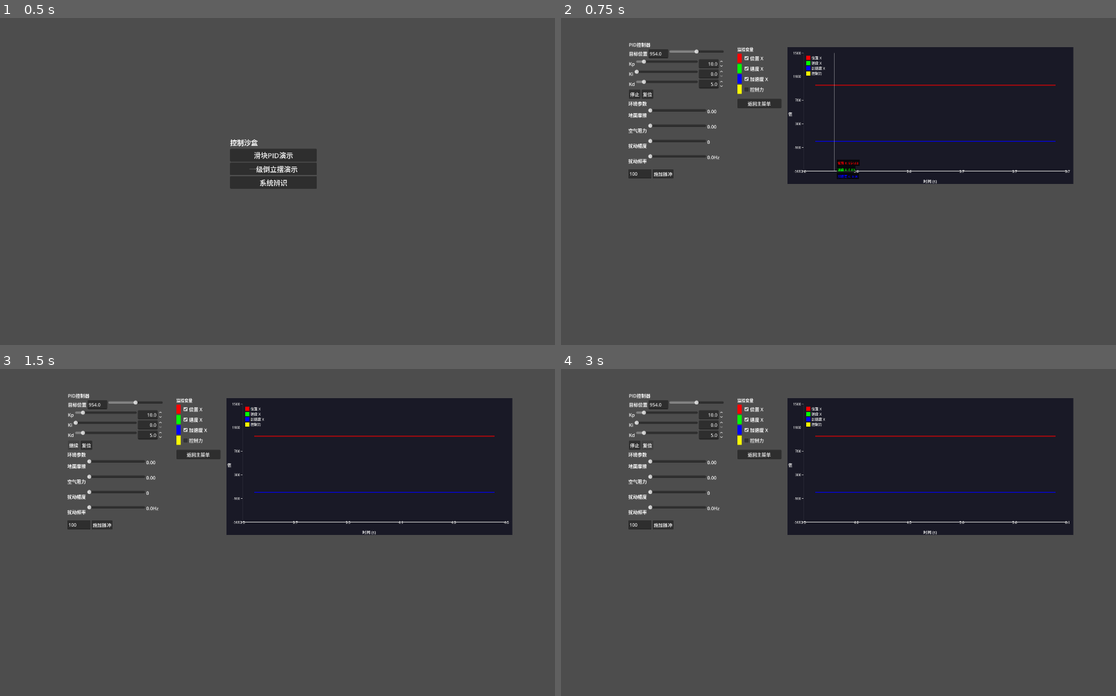
Above: before the commit, frames 1-4 (two rows, left to right).
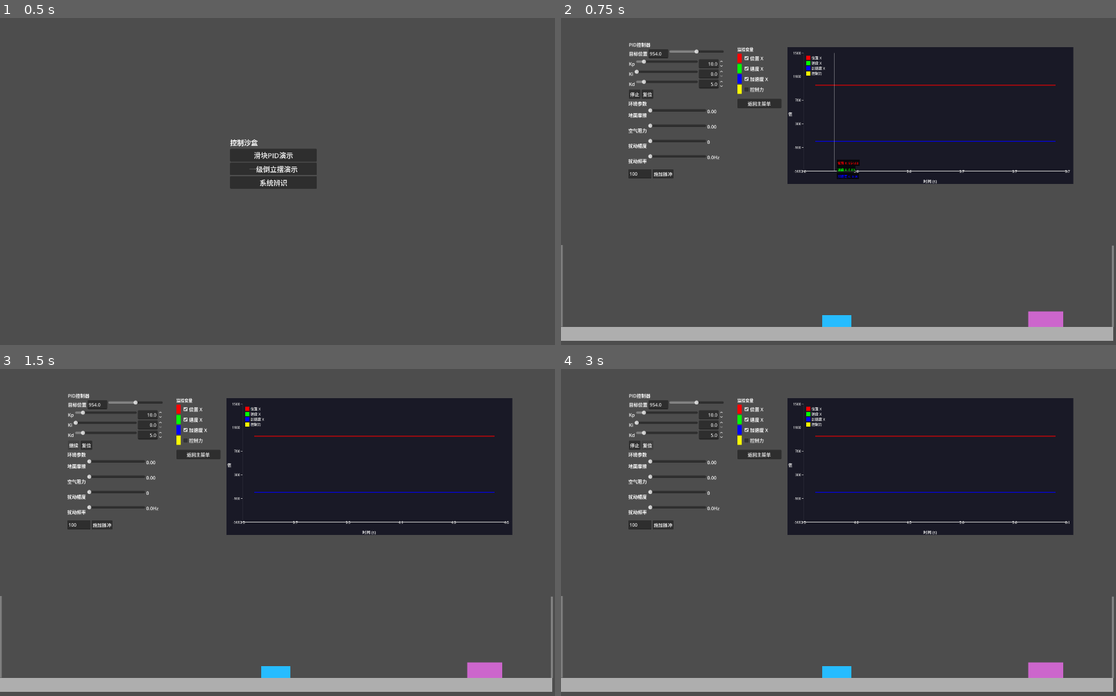
Above: after the commit, the same moments.

Repository: Phantom1984/ControlSandBoxGodot
Game: Godot game, scene res://scenes/main_menu.tscn
Two runs of this game, one before a commit and one after it. Both use one fixed random seed, a clock stepped at 60 frames per second and the inputs below.
Inputs:
- Up to frame 1 (0.5 s): no input
- Up to frame 2 (0.75 s): click "滑块PID演示" at 0.5 s
- Up to frame 3 (1.5 s): click "停止" at 1.25 s
- Up to frame 4 (3 s): click "继续" at 2 s; click "复位" at 2.75 s

Frame 1 is identical in both runs. In frame 2, 4.9% of the frame differs, in the area x 0-100%, y 69-99%; in frame 3, 4.9%; in frame 4, 4.9%.

Commit message:
HotFix：修复部分物体没有外观的bug

Diff:
--- a/scenes/cart.tscn
+++ b/scenes/cart.tscn
@@ -47,6 +47,14 @@
 shape = SubResource("RectangleShape2D_7dm0k")
 debug_color = Color(0.7563962, 0.29091814, 0.872207, 0.41960785)
 
+[node name="ColorRect" type="ColorRect" parent="RigidBody" unique_id=442122668]
+offset_left = -50.5
+offset_top = -20.5
+offset_right = 50.5
+offset_bottom = 20.5
+color = Color(0.14901961, 0.7372549, 1, 1)
+metadata/_edit_use_anchors_ = true
+
 [node name="PIDController" type="Node" parent="RigidBody" unique_id=728468301]
 script = ExtResource("2_0xm2m")
 
@@ -57,15 +65,38 @@
 position = Vector2(1677, 1046)
 shape = SubResource("RectangleShape2D_0xm2m")
 
+[node name="ColorRect" type="ColorRect" parent="RigidBody2" unique_id=395422054]
+offset_left = 1616.0
+offset_top = 1019.0
+offset_right = 1737.0
+offset_bottom = 1073.0
+color = Color(0.8, 0.4, 0.8, 1)
+metadata/_edit_use_anchors_ = true
+
 [node name="StaticBody2D" type="StaticBody2D" parent="." unique_id=1566681851]
 
 [node name="LeftWall" type="CollisionShape2D" parent="StaticBody2D" unique_id=1158782787]
 position = Vector2(3.75, 932.75)
 shape = SubResource("RectangleShape2D_272bh")
 
+[node name="ColorRect" type="ColorRect" parent="StaticBody2D" unique_id=1566681852]
+offset_top = 792.0
+offset_right = 6.5
+offset_bottom = 1073.5
+color = Color(0.5, 0.5, 0.5, 1)
+metadata/_edit_use_anchors_ = true
+
 [node name="RightWall" type="CollisionShape2D" parent="StaticBody2D" unique_id=899086441]
 position = Vector2(1906, 934)
 shape = SubResource("RectangleShape2D_5vw27")
+
+[node name="ColorRect2" type="ColorRect" parent="StaticBody2D" unique_id=1566681853]
+offset_left = 1906.0
+offset_top = 793.25
+offset_right = 1912.5
+offset_bottom = 1074.75
+color = Color(0.5, 0.5, 0.5, 1)
+metadata/_edit_use_anchors_ = true
 
 [node name="Ground" type="StaticBody2D" parent="." unique_id=1273869143]
 position = Vector2(954, 1099)
@@ -75,6 +106,14 @@
 show_behind_parent = true
 shape = SubResource("RectangleShape2D_ig7tw")
 debug_color = Color(0.5646432, 0.55857855, 5.7756904e-07, 0.41960785)
+
+[node name="ColorRect" type="ColorRect" parent="Ground" unique_id=1273869144]
+offset_left = -955.5
+offset_top = -24.0
+offset_right = 955.5
+offset_bottom = 24.0
+color = Color(0.68307734, 0.6830774, 0.68307734, 1)
+metadata/_edit_use_anchors_ = true
 
 [node name="DataMonitor" type="Node" parent="." unique_id=407729199 node_paths=PackedStringArray("target")]
 script = ExtResource("3_7mycd")
--- a/scenes/identification_panel.tscn
+++ b/scenes/identification_panel.tscn
@@ -1,9 +1,9 @@
-[gd_scene load_steps=7 format=3]
+[gd_scene format=3 uid="uid://dwbkccevhy32p"]
 
-[ext_resource type="Script" path="res://scripts/cart.gd" id="1_cart"]
-[ext_resource type="Script" path="res://scripts/pid_controller.gd" id="2_pid"]
-[ext_resource type="Script" path="res://scripts/identification/identification_panel.gd" id="3_panel"]
-[ext_resource type="Script" path="res://scripts/back_mainmenu.gd" id="4_back"]
+[ext_resource type="Script" uid="uid://b8y4e8ptxtqub" path="res://scripts/cart.gd" id="1_cart"]
+[ext_resource type="Script" uid="uid://dvkhwflsyul5b" path="res://scripts/pid_controller.gd" id="2_pid"]
+[ext_resource type="Script" uid="uid://clum2jh85v2wm" path="res://scripts/identification/identification_panel.gd" id="3_panel"]
+[ext_resource type="Script" uid="uid://b05iyf1uo0d5m" path="res://scripts/back_mainmenu.gd" id="4_back"]
 
 [sub_resource type="PhysicsMaterial" id="PM_1"]
 friction = 0.0
@@ -17,44 +17,74 @@
 [sub_resource type="RectangleShape2D" id="RS_wall"]
 size = Vector2(6.5, 281.5)
 
-[node name="Main" type="Node2D"]
+[node name="Main" type="Node2D" unique_id=1663812372]
 
-[node name="RigidBody" type="RigidBody2D" parent="." node_paths=PackedStringArray("pid")]
+[node name="RigidBody" type="RigidBody2D" parent="." unique_id=721429841 node_paths=PackedStringArray("pid")]
 position = Vector2(954, 1054)
 physics_material_override = SubResource("PM_1")
 script = ExtResource("1_cart")
 pid = NodePath("PIDController")
 default_target_x = 954.0
 
-[node name="CollisionShape2D" type="CollisionShape2D" parent="RigidBody"]
+[node name="CollisionShape2D" type="CollisionShape2D" parent="RigidBody" unique_id=1385858588]
 shape = SubResource("RS_1")
 
-[node name="PIDController" type="Node" parent="RigidBody"]
+[node name="ColorRect" type="ColorRect" parent="RigidBody" unique_id=1071282571]
+offset_left = -50.5
+offset_top = -20.5
+offset_right = 50.5
+offset_bottom = 20.5
+color = Color(0.14901961, 0.7372549, 1, 1)
+metadata/_edit_use_anchors_ = true
+
+[node name="PIDController" type="Node" parent="RigidBody" unique_id=884333157]
 script = ExtResource("2_pid")
 
-[node name="StaticBody2D" type="StaticBody2D" parent="."]
+[node name="StaticBody2D" type="StaticBody2D" parent="." unique_id=1160368911]
 
-[node name="Ground" type="CollisionShape2D" parent="StaticBody2D"]
+[node name="Ground" type="CollisionShape2D" parent="StaticBody2D" unique_id=1798081325]
 position = Vector2(954, 1099)
 shape = SubResource("RS_ground")
 
-[node name="LeftWall" type="CollisionShape2D" parent="StaticBody2D"]
+[node name="LeftWall" type="CollisionShape2D" parent="StaticBody2D" unique_id=1943507215]
 position = Vector2(4, 933)
 shape = SubResource("RS_wall")
 
-[node name="RightWall" type="CollisionShape2D" parent="StaticBody2D"]
+[node name="RightWall" type="CollisionShape2D" parent="StaticBody2D" unique_id=1984216319]
 position = Vector2(1906, 934)
 shape = SubResource("RS_wall")
 
-[node name="UI" type="Control" parent="."]
+[node name="GroundColor" type="ColorRect" parent="StaticBody2D" unique_id=948478379]
+offset_left = -2.0
+offset_top = 1075.0
+offset_right = 1909.0
+offset_bottom = 1123.0
+color = Color(0.68307734, 0.6830774, 0.68307734, 1)
+metadata/_edit_use_anchors_ = true
+
+[node name="LeftWallColor" type="ColorRect" parent="StaticBody2D" unique_id=1197482099]
+offset_left = 1.0
+offset_top = 792.0
+offset_right = 7.5
+offset_bottom = 1073.5
+color = Color(0.5, 0.5, 0.5, 1)
+metadata/_edit_use_anchors_ = true
+
+[node name="RightWallColor" type="ColorRect" parent="StaticBody2D" unique_id=2011526600]
+offset_left = 1903.0
+offset_top = 793.0
+offset_right = 1909.5
+offset_bottom = 1074.5
+color = Color(0.5, 0.5, 0.5, 1)
+metadata/_edit_use_anchors_ = true
+
+[node name="UI" type="Control" parent="." unique_id=576872274]
 layout_mode = 3
 anchors_preset = 0
-offset_left = 0.0
-offset_top = 0.0
 offset_right = 1152.0
 offset_bottom = 648.0
 
-[node name="IdentificationPanel" type="Control" parent="UI" node_paths=PackedStringArray("plant")]
+[node name="IdentificationPanel" type="Control" parent="UI" unique_id=1069266166 node_paths=PackedStringArray("plant")]
 layout_mode = 1
 anchors_preset = 0
 offset_left = 200.0
@@ -64,15 +94,14 @@
 script = ExtResource("3_panel")
 plant = NodePath("../../RigidBody")
 
-[node name="BackButton" type="VBoxContainer" parent="UI"]
+[node name="BackButton" type="VBoxContainer" parent="UI" unique_id=1319883564]
 layout_mode = 1
-anchors_preset = 0
 offset_left = 20.0
 offset_top = 20.0
 offset_right = 170.0
 offset_bottom = 60.0
 script = ExtResource("4_back")
 
-[node name="Button" type="Button" parent="UI/BackButton"]
+[node name="Button" type="Button" parent="UI/BackButton" unique_id=94396583]
 layout_mode = 2
 text = "返回主菜单"
--- a/scenes/inverted_pendulum.tscn
+++ b/scenes/inverted_pendulum.tscn
@@ -23,6 +23,12 @@
 
 [sub_resource type="RectangleShape2D" id="RectangleShape2D_ftd7c"]
 size = Vector2(1200, 20)
+
+[sub_resource type="RectangleShape2D" id="RectangleShape2D_belt3"]
+size = Vector2(7, 245.5)
+
+[sub_resource type="RectangleShape2D" id="RectangleShape2D_d0xoh"]
+size = Vector2(7.125, 247)
 
 [node name="InvertedPendulum" type="Node2D" unique_id=2089002323]
 
@@ -67,19 +73,48 @@
 
 [node name="Pendulum" type="RigidBody2D" parent="." unique_id=1950229106]
 position = Vector2(916, 1062)
-rotation = 0.0
 mass = 0.1
 
 [node name="CollisionShape2D" type="CollisionShape2D" parent="Pendulum" unique_id=432657005]
 position = Vector2(0.38756943, -75.449356)
 shape = SubResource("RectangleShape2D_qhvww")
 
+[node name="ColorRect" type="ColorRect" parent="Pendulum" unique_id=1950229107]
+offset_left = -3.0
+offset_top = -135.0
+offset_right = 3.0
+offset_bottom = -15.0
+color = Color(1, 0.4, 0.4, 1)
+metadata/_edit_use_anchors_ = true
+
 [node name="Ground" type="StaticBody2D" parent="." unique_id=4533779]
 physics_material_override = SubResource("PhysicsMaterial_ground")
 
 [node name="CollisionShape2D" type="CollisionShape2D" parent="Ground" unique_id=858761670]
 position = Vector2(916, 1087)
 shape = SubResource("RectangleShape2D_ftd7c")
+
+[node name="LeftWall" type="CollisionShape2D" parent="Ground" unique_id=2052357084]
+position = Vector2(320, 954)
+shape = SubResource("RectangleShape2D_belt3")
+
+[node name="ColorRect" type="ColorRect" parent="Ground/LeftWall" unique_id=1830106845]
+offset_left = -3.0
+offset_top = -123.0
+offset_right = 3.0
+offset_bottom = 124.0
+color = Color(0.50271857, 0.50271857, 0.5027185, 1)
+
+[node name="RightWall" type="CollisionShape2D" parent="Ground" unique_id=81510538]
+position = Vector2(1511.5625, 954.5)
+shape = SubResource("RectangleShape2D_d0xoh")
+
+[node name="ColorRect" type="ColorRect" parent="Ground/RightWall" unique_id=1317210144]
+offset_left = -3.5625
+offset_top = -123.5
+offset_right = 4.4375
+offset_bottom = 122.5
+color = Color(0.50271857, 0.50271857, 0.5027185, 1)
 
 [node name="ColorRect" type="ColorRect" parent="Ground" unique_id=1892227064]
 offset_left = 316.0
@@ -204,7 +239,7 @@
 [node name="TargetInput" type="LineEdit" parent="UI/PIDPanel/OuterPanel/HBoxContainer_TargetPos" unique_id=800100205]
 layout_mode = 2
 
-[node name="HSlider" type="HSlider" parent="UI/PIDPanel/OuterPanel/HBoxContainer_TargetPos"]
+[node name="HSlider" type="HSlider" parent="UI/PIDPanel/OuterPanel/HBoxContainer_TargetPos" unique_id=1704509264]
 layout_mode = 2
 size_flags_horizontal = 3
 
@@ -279,32 +314,32 @@
 toggle_mode = true
 text = "LQR(未实现)"
 
-[node name="InitAnglePanel" type="VBoxContainer" parent="UI/PIDPanel"]
-layout_mode = 2
-
-[node name="Label" type="Label" parent="UI/PIDPanel/InitAnglePanel"]
+[node name="InitAnglePanel" type="VBoxContainer" parent="UI/PIDPanel" unique_id=1481868536]
+layout_mode = 2
+
+[node name="Label" type="Label" parent="UI/PIDPanel/InitAnglePanel" unique_id=1874282864]
 layout_mode = 2
 text = "摆杆初始角度(度)"
 
-[node name="HBoxContainer_InitAngle" type="HBoxContainer" parent="UI/PIDPanel/InitAnglePanel"]
-layout_mode = 2
-
-[node name="HSlider" type="HSlider" parent="UI/PIDPanel/InitAnglePanel/HBoxContainer_InitAngle"]
-layout_mode = 2
-size_flags_horizontal = 3
-
-[node name="SpinBox" type="SpinBox" parent="UI/PIDPanel/InitAnglePanel/HBoxContainer_InitAngle"]
-custom_minimum_size = Vector2(80, 0)
-layout_mode = 2
-
-[node name="HBoxContainer_Buttons" type="HBoxContainer" parent="UI/PIDPanel"]
-layout_mode = 2
-
-[node name="StopButton" type="Button" parent="UI/PIDPanel/HBoxContainer_Buttons"]
+[node name="HBoxContainer_InitAngle" type="HBoxContainer" parent="UI/PIDPanel/InitAnglePanel" unique_id=654212660]
+layout_mode = 2
+
+[node name="HSlider" type="HSlider" parent="UI/PIDPanel/InitAnglePanel/HBoxContainer_InitAngle" unique_id=229012270]
+layout_mode = 2
+size_flags_horizontal = 3
+
+[node name="SpinBox" type="SpinBox" parent="UI/PIDPanel/InitAnglePanel/HBoxContainer_InitAngle" unique_id=1975410143]
+custom_minimum_size = Vector2(80, 0)
+layout_mode = 2
+
+[node name="HBoxContainer_Buttons" type="HBoxContainer" parent="UI/PIDPanel" unique_id=1739017522]
+layout_mode = 2
+
+[node name="StopButton" type="Button" parent="UI/PIDPanel/HBoxContainer_Buttons" unique_id=1688196270]
 layout_mode = 2
 text = "停止"
 
-[node name="ResetButton" type="Button" parent="UI/PIDPanel/HBoxContainer_Buttons"]
+[node name="ResetButton" type="Button" parent="UI/PIDPanel/HBoxContainer_Buttons" unique_id=1377740047]
 layout_mode = 2
 text = "复位"
 
Not shown, changed: .gitignore
